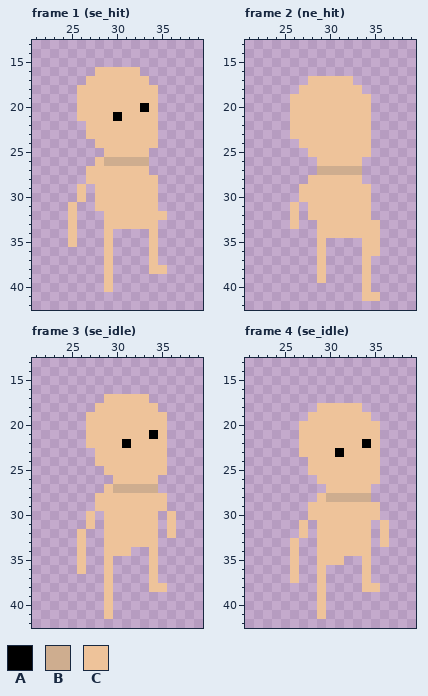
One commit to this pixel-art file: Assets/Sprites/Player/Simple Pete.aseprite. This is how it looked before the edit.
64x64 pixels, 94 frames. Colours within 5 levels of each other are drawn and written as one. Shown: frame 1 (se_hit): x 21..39, y 13..42; frame 2 (ne_hit): x 21..39, y 13..42; frame 3 (se_idle): x 21..39, y 13..42; frame 4 (se_idle): x 21..39, y 13..42. The commit also changed other frames, which this record leaves out.
Visible layers, top first: "Body gear", "Head", "Body".
Palette (. is transparent): A #000000  B #cead8f  C #eec39a
Pixels before, frame 1 (se_hit), first column x 25:
16 ...CCCCC...
17 ..CCCCCCC..
18 .CCCCCCCCC.
19 .CCCCCCCCC.
20 .CCCCCCCAC.
21 .CCCCACCCC.
22 ..CCCCCCCC.
23 ..CCCCCCCC.
24 ...CCCCCCC.
25 ....CCCCC..
26 ...CBBBBB..
27 ..CCCCCCC..
28 ..CCCCCCCC.
29 .C.CCCCCCC.
30 .C.CCCCCCC.
31 C..CCCCCCC.
32 C...CCCCCCC
33 C...CCCCCC.
34 C...C....C.
35 C...C....C.
36 ....C....C.
37 ....C....C.
38 ....C....CC
39 ....C......
40 ....C......
Pixels before, frame 2 (ne_hit), first column x 26:
17 ..CCCCC...
18 .CCCCCCC..
19 CCCCCCCCC.
20 CCCCCCCCC.
21 CCCCCCCCC.
22 CCCCCCCCC.
23 CCCCCCCCC.
24 .CCCCCCCC.
25 ..CCCCCCC.
26 ...CCCCC..
27 ...BBBBB..
28 ..CCCCCC..
29 .CCCCCCCC.
30 .CCCCCCCC.
31 C.CCCCCCC.
32 C.CCCCCCC.
33 C..CCCCCCC
34 ...CCCCCCC
35 ...C....CC
36 ...C....CC
37 ...C....C.
38 ...C....C.
39 ...C....C.
40 ........C.
41 ........CC
Pixels before, frame 3 (se_idle), first column x 26:
17 ...CCCCC...
18 ..CCCCCCC..
19 .CCCCCCCCC.
20 .CCCCCCCCC.
21 .CCCCCCCAC.
22 .CCCCACCCC.
23 ..CCCCCCCC.
24 ..CCCCCCCC.
25 ...CCCCCCC.
26 ....CCCCC..
27 ...CBBBBB..
28 ..CCCCCCCC.
29 ..CCCCCCCC.
30 .C.CCCCCC.C
31 .C.CCCCCC.C
32 C..CCCCCC.C
33 C..CCCCCC..
34 C..CCC..C..
35 C..C....C..
36 C..C....C..
37 ...C....C..
38 ...C....CC.
39 ...C.......
40 ...C.......
41 ...C.......
Pixels before, frame 4 (se_idle), first column x 26:
18 ...CCCCC...
19 ..CCCCCCC..
20 .CCCCCCCCC.
21 .CCCCCCCCC.
22 .CCCCCCCAC.
23 .CCCCACCCC.
24 ..CCCCCCCC.
25 ..CCCCCCCC.
26 ...CCCCCCC.
27 ....CCCCC..
28 ...CBBBBB..
29 ..CCCCCCCC.
30 ..CCCCCCCC.
31 .C.CCCCCC.C
32 .C.CCCCCC.C
33 C..CCCCCC.C
34 C..CCCCCC..
35 C..CCC..C..
36 C..C....C..
37 C..C....C..
38 ...C....CC.
39 ...C.......
40 ...C.......
41 ...C.......
And afterwards:
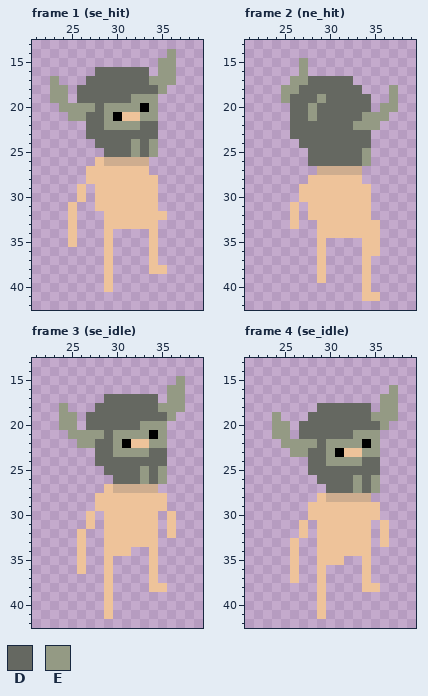
Colours new in this view: D #656861  E #949a84
From old to new:
layer "Gear/Head/Iron_Helmet" now shown
Changed rows in their new state; - is an unchanged pixel.
Frame 1 (se_hit), layer "Gear/Head/Iron_Helmet":
first column x 23:
14 -------------E
15 ------------EE
16 -----DDDDDD-EE
17 E---DDDDDDDEEE
18 EE-DDDDDDDDDE-
19 EE-DDDDDDEEE--
20 -EEEEDEEEE-E--
21 --EEDDE---EE--
22 ----DDEEEEDD--
23 ----DDDDDDDD--
24 -----DDDDEDE--
25 ------DDDEDE--
Frame 2 (ne_hit), layer "Gear/Head/Iron_Helmet":
first column x 25:
15 --E----------
16 --E----------
17 -EEDDDDD-----
18 EEDDDDDDD---E
19 EDDDEDDDDD--E
20 -DDEDDDDDD-EE
21 -DDEDDDDDEEE-
22 -DDDDDDDEEE--
23 -DDDDDDDDD---
24 --DDDDDDDD---
25 ---DDDDDDE---
26 ---DDDDDDE---
Frame 3 (se_idle), layer "Gear/Head/Iron_Helmet":
first column x 24:
15 -------------E
16 ------------EE
17 -----DDDDDD-EE
18 E---DDDDDDDEEE
19 EE-DDDDDDDDDE-
20 EE-DDDDDDEEE--
21 -EEEEDEEEE-E--
22 --EEDDE---EE--
23 ----DDEEEEDD--
24 ----DDDDDDDD--
25 -----DDDDEDE--
26 ------DDDEDE--
Frame 4 (se_idle), layer "Gear/Head/Iron_Helmet":
first column x 24:
16 -------------E
17 ------------EE
18 -----DDDDDD-EE
19 E---DDDDDDDEEE
20 EE-DDDDDDDDDE-
21 EE-DDDDDDEEE--
22 -EEEEDEEEE-E--
23 --EEDDE---EE--
24 ----DDEEEEDD--
25 ----DDDDDDDD--
26 -----DDDDEDE--
27 ------DDDEDE--
Changed places in both pictures, as pixel boxes (x1, y1, x2, y2):
changed: (50, 49, 176, 157)
changed: (281, 58, 398, 166)
changed: (59, 376, 185, 484)
changed: (272, 385, 398, 493)
